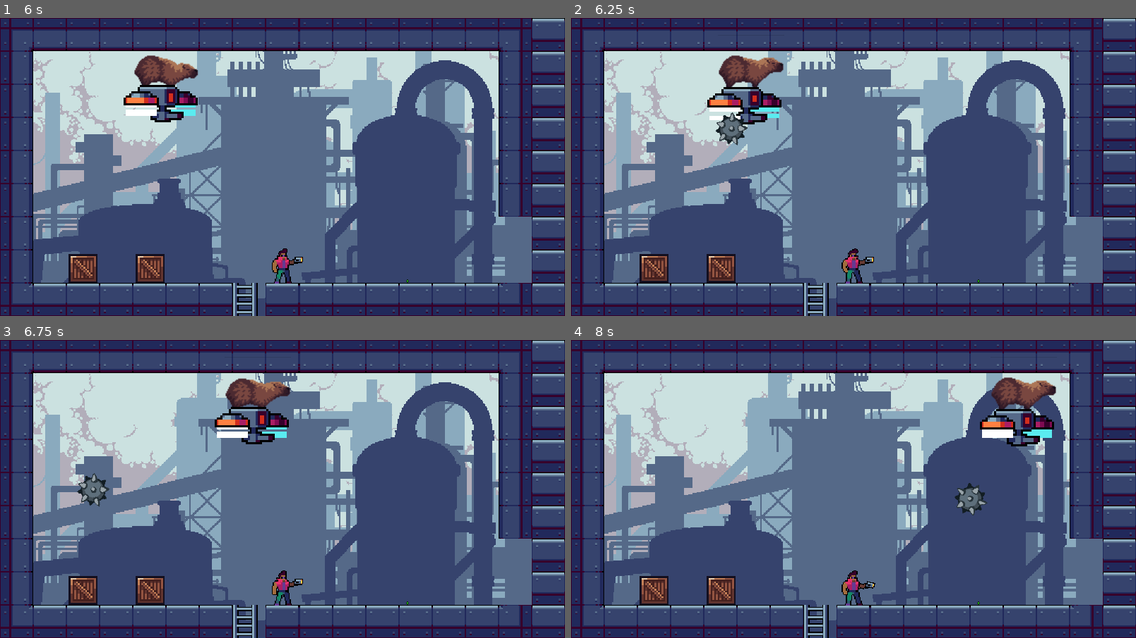
Above: before the commit, frames 1-4 (two rows, left to right).
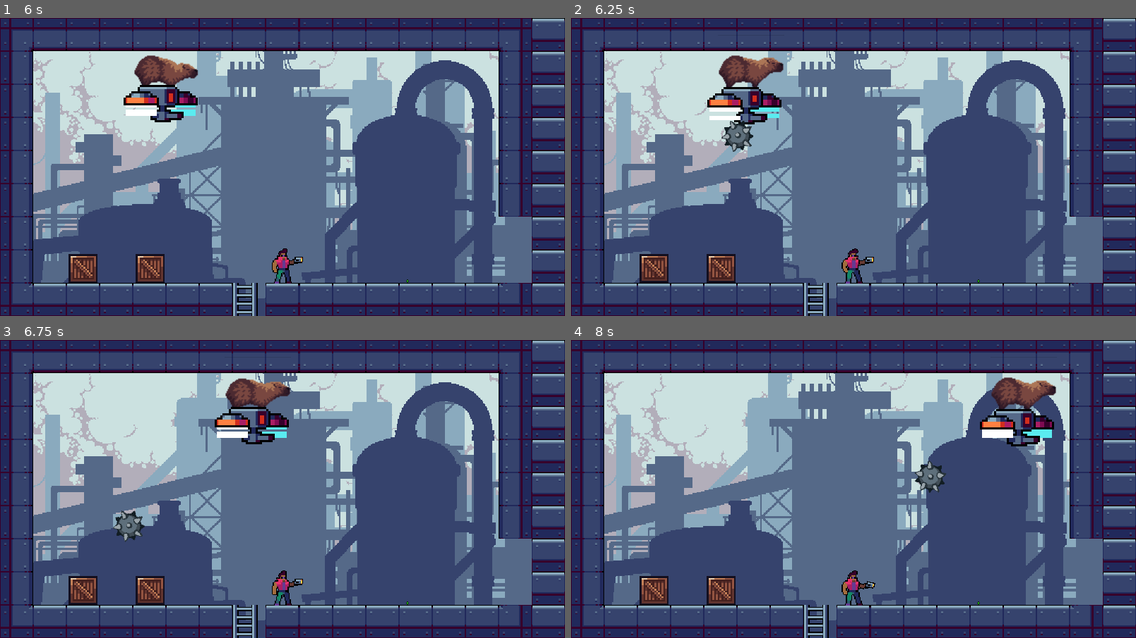
Above: after the commit, the same moments.

Repository: Pepereiram/carpincho-repo
Game: Godot game, scene res://Scenes/Levels/boss_lvl0.tscn
The game is run twice, just before and just after one commit, with the same random seed, the same clock (stepped at 60 frames per second) and the same inputs. This scene is started directly instead of the project's main scene.
Inputs:
- Up to frame 1 (6 s): hold D (move_right) 0.53-2.03 s; tap Down (apuntar_abajo2) at 0.6 s; tap W (apuntar_arriba) at 0.77, 1.52, 3.02, 3.77, 4.52 s; tap Up (apuntar_arriba2) at 1.35 s; hold A (move_left) 2.03-2.78 s; tap C (lanzar1) at 2.1 s; hold D (move_right) 2.78-4.28 s; tap . (lanzar2) at 2.85 s; tap Left (move_left2) at 3.6 s; hold A (move_left) 4.28-5.03 s; tap Right (move_right2) at 4.35 s; hold D (move_right) 5.03-5.78 s; tap Shift (move_up2) at 5.1 s; hold A (move_left) from 5.78 s (still down); tap V (soltar1) at 5.85 s
- Up to frame 2 (6.25 s): keep holding A (move_left); tap W (apuntar_arriba) at 6.02 s
- Up to frame 3 (6.75 s): keep holding A (move_left); tap / (soltar2) at 6.6 s
- Up to frame 4 (8 s): tap W (apuntar_arriba) at 6.77, 7.52 s; release A (move_left) at 7.28 s; hold D (move_right) from 7.28 s (still down); tap Down (apuntar_abajo2) at 7.35 s

Frame 1 is identical in both runs. In frame 2, 0.4% of the frame differs, in the area x 25-33%, y 31-45%; in frame 3, 0.6%; in frame 4, 0.7%, in the area x 60-74%, y 40-59%.

Commit message:
Music and Menu to asc lvls

Diff:
--- a/project/Scenes/Entities/Carpincho.gd
+++ b/project/Scenes/Entities/Carpincho.gd
@@ -60,10 +60,9 @@
 	get_parent().add_child(projectile)
 	projectile.global_position = projectile_spawn.global_position
 	randomize()
-	print(self.global_position.x)
 	if self.global_position.x < 150:
 		projectile.rotation = rand_range(PI/6,PI/3)
-	elif self.global_position.x < 350:
+	elif self.global_position.x > 350:
 		projectile.rotation = rand_range(4*PI/6,5*PI/6)
 	else:
 		projectile.rotation = rand_range(PI/6,2*PI/3)
--- a/project/Scenes/Entities/Carpincho.tscn
+++ b/project/Scenes/Entities/Carpincho.tscn
@@ -174,6 +174,54 @@
 "transitions": PoolRealArray( 1 ),
 "update": 0,
 "values": [ 9 ]
+}
+tracks/13/type = "value"
+tracks/13/path = NodePath("Explosion:stream")
+tracks/13/interp = 1
+tracks/13/loop_wrap = true
+tracks/13/imported = false
+tracks/13/enabled = true
+tracks/13/keys = {
+"times": PoolRealArray( 0 ),
+"transitions": PoolRealArray( 1 ),
+"update": 0,
+"values": [ ExtResource( 9 ) ]
+}
+tracks/14/type = "value"
+tracks/14/path = NodePath("Explosion:playing")
+tracks/14/interp = 1
+tracks/14/loop_wrap = true
+tracks/14/imported = false
+tracks/14/enabled = true
+tracks/14/keys = {
+"times": PoolRealArray( 0 ),
+"transitions": PoolRealArray( 1 ),
+"update": 0,
+"values": [ false ]
+}
+tracks/15/type = "value"
+tracks/15/path = NodePath("Explosion:autoplay")
+tracks/15/interp = 1
+tracks/15/loop_wrap = true
+tracks/15/imported = false
+tracks/15/enabled = true
+tracks/15/keys = {
+"times": PoolRealArray( 0 ),
+"transitions": PoolRealArray( 1 ),
+"update": 0,
+"values": [ false ]
+}
+tracks/16/type = "value"
+tracks/16/path = NodePath("Explosion:bus")
+tracks/16/interp = 1
+tracks/16/loop_wrap = true
+tracks/16/imported = false
+tracks/16/enabled = true
+tracks/16/keys = {
+"times": PoolRealArray( 0 ),
+"transitions": PoolRealArray( 1 ),
+"update": 0,
+"values": [ "SFX" ]
 }
 
 [sub_resource type="Animation" id=23]
@@ -867,6 +915,7 @@
 
 [node name="Explosion" type="AudioStreamPlayer" parent="."]
 stream = ExtResource( 9 )
+bus = "SFX"
 
 [node name="Falling" type="AudioStreamPlayer" parent="."]
 stream = ExtResource( 10 )
--- a/project/Scenes/Entities/NewPlayer/NewPlayer.gd
+++ b/project/Scenes/Entities/NewPlayer/NewPlayer.gd
@@ -170,6 +170,9 @@
 
 # <----- Rod functionalities ----->
 
+func player_death():
+	playback.travel("death")
+
 #Jugador lanza la punta
 func shoot():
 	if tip_attached:
--- a/project/Scenes/Entities/NewPlayer/NewPlayer1.tscn
+++ b/project/Scenes/Entities/NewPlayer/NewPlayer1.tscn
@@ -313,6 +313,7 @@
 resource_name = "run"
 length = 0.5
 loop = true
+step = 0.05
 tracks/0/type = "value"
 tracks/0/path = NodePath("Pivot/Body:frame")
 tracks/0/interp = 1
@@ -376,12 +377,8 @@
 "end_offset": 0.0,
 "start_offset": 0.0,
 "stream": ExtResource( 7 )
-}, {
-"end_offset": 0.0,
-"start_offset": 0.0,
-"stream": ExtResource( 7 )
 } ],
-"times": PoolRealArray( 0, 0.2, 0.4 )
+"times": PoolRealArray( 0.15, 0.4 )
 }
 
 [sub_resource type="AnimationNodeAnimation" id=27]
--- a/project/Scenes/Entities/NewPlayer/NewPlayer2.tscn
+++ b/project/Scenes/Entities/NewPlayer/NewPlayer2.tscn
@@ -313,6 +313,7 @@
 resource_name = "run"
 length = 0.5
 loop = true
+step = 0.05
 tracks/0/type = "value"
 tracks/0/path = NodePath("Pivot/Body:frame")
 tracks/0/interp = 1
@@ -360,6 +361,24 @@
 "transitions": PoolRealArray( 1 ),
 "update": 0,
 "values": [ Vector2( 7, -7 ) ]
+}
+tracks/4/type = "audio"
+tracks/4/path = NodePath("Footsteps")
+tracks/4/interp = 1
+tracks/4/loop_wrap = true
+tracks/4/imported = false
+tracks/4/enabled = true
+tracks/4/keys = {
+"clips": [ {
+"end_offset": 0.0,
+"start_offset": 0.0,
+"stream": ExtResource( 2 )
+}, {
+"end_offset": 0.0,
+"start_offset": 0.0,
+"stream": ExtResource( 2 )
+} ],
+"times": PoolRealArray( 0.15, 0.4 )
 }
 
 [sub_resource type="AnimationNodeAnimation" id=35]
--- a/project/Scenes/Levels/asc_lvl1.tscn
+++ b/project/Scenes/Levels/asc_lvl1.tscn
@@ -8,6 +8,8 @@
 [ext_resource path="res://assets/sprites/Industrial Assets/3 Objects/Ladder3.png" type="Texture" id=6]
 [ext_resource path="res://assets/sprites/Industrial Assets/2 Background/Background.png" type="Texture" id=7]
 [ext_resource path="res://assets/sprites/Industrial Assets/2 Background/6.png" type="Texture" id=8]
+[ext_resource path="res://Scenes/Music/AscendLevelMusic.tscn" type="PackedScene" id=9]
+[ext_resource path="res://menu/PauseMenu/PauseMenu.tscn" type="PackedScene" id=10]
 
 [node name="asc_lvl1" type="Node2D"]
 
@@ -58,3 +60,12 @@
 [node name="Ladder3" type="Sprite" parent="stairs"]
 position = Vector2( 81, 240 )
 texture = ExtResource( 6 )
+
+[node name="AscendLevelMusic" parent="." instance=ExtResource( 9 )]
+
+[node name="PauseMenu" parent="." instance=ExtResource( 10 )]
+visible = false
+margin_left = 52.0
+margin_top = -1.0
+margin_right = 466.0
+margin_bottom = 199.0
--- a/project/Scenes/Levels/asc_lvl2.tscn
+++ b/project/Scenes/Levels/asc_lvl2.tscn
@@ -8,6 +8,8 @@
 [ext_resource path="res://assets/sprites/Industrial Assets/2 Background/Background.png" type="Texture" id=6]
 [ext_resource path="res://assets/sprites/Industrial Assets/3 Objects/Ladder1.png" type="Texture" id=7]
 [ext_resource path="res://assets/sprites/Industrial Assets/3 Objects/Ladder3.png" type="Texture" id=8]
+[ext_resource path="res://Scenes/Music/AscendLevelMusic.tscn" type="PackedScene" id=9]
+[ext_resource path="res://menu/PauseMenu/PauseMenu.tscn" type="PackedScene" id=10]
 
 [node name="asc_lvl2" type="Node2D"]
 __meta__ = {
@@ -61,3 +63,12 @@
 [node name="Ladder3" type="Sprite" parent="stairs"]
 position = Vector2( 81, 240 )
 texture = ExtResource( 8 )
+
+[node name="AscendLevelMusic" parent="." instance=ExtResource( 9 )]
+
+[node name="PauseMenu" parent="." instance=ExtResource( 10 )]
+visible = false
+margin_left = 52.0
+margin_top = -1.0
+margin_right = 466.0
+margin_bottom = 199.0
--- a/project/Scenes/Levels/asc_lvl3.tscn
+++ b/project/Scenes/Levels/asc_lvl3.tscn
@@ -9,6 +9,8 @@
 [ext_resource path="res://assets/sprites/Industrial Assets/2 Background/Background.png" type="Texture" id=7]
 [ext_resource path="res://assets/sprites/Industrial Assets/3 Objects/Ladder1.png" type="Texture" id=8]
 [ext_resource path="res://assets/sprites/Industrial Assets/3 Objects/Ladder3.png" type="Texture" id=9]
+[ext_resource path="res://menu/PauseMenu/PauseMenu.tscn" type="PackedScene" id=10]
+[ext_resource path="res://Scenes/Music/AscendLevelMusic.tscn" type="PackedScene" id=11]
 
 [node name="asc_lvl3" type="Node2D"]
 
@@ -62,3 +64,12 @@
 [node name="Ladder3" type="Sprite" parent="stairs"]
 position = Vector2( 81, 240 )
 texture = ExtResource( 9 )
+
+[node name="AscendLevelMusic" parent="." instance=ExtResource( 11 )]
+
+[node name="PauseMenu" parent="." instance=ExtResource( 10 )]
+visible = false
+margin_left = 52.0
+margin_top = -1.0
+margin_right = 466.0
+margin_bottom = 199.0
--- a/project/Scenes/Levels/asc_lvl4.tscn
+++ b/project/Scenes/Levels/asc_lvl4.tscn
@@ -9,6 +9,8 @@
 [ext_resource path="res://assets/sprites/Industrial Assets/2 Background/Background.png" type="Texture" id=7]
 [ext_resource path="res://assets/sprites/Industrial Assets/3 Objects/Ladder1.png" type="Texture" id=8]
 [ext_resource path="res://assets/sprites/Industrial Assets/3 Objects/Ladder3.png" type="Texture" id=9]
+[ext_resource path="res://menu/PauseMenu/PauseMenu.tscn" type="PackedScene" id=10]
+[ext_resource path="res://Scenes/Music/AscendLevelMusic.tscn" type="PackedScene" id=11]
 
 [node name="asc_lvl4" type="Node2D"]
 
@@ -61,3 +63,12 @@
 [node name="Ladder3" type="Sprite" parent="stairs"]
 position = Vector2( 81, 240 )
 texture = ExtResource( 9 )
+
+[node name="AscendLevelMusic" parent="." instance=ExtResource( 11 )]
+
+[node name="PauseMenu" parent="." instance=ExtResource( 10 )]
+visible = false
+margin_left = 52.0
+margin_top = -1.0
+margin_right = 466.0
+margin_bottom = 199.0
--- a/project/Scenes/Levels/asc_lvl5.tscn
+++ b/project/Scenes/Levels/asc_lvl5.tscn
@@ -9,6 +9,8 @@
 [ext_resource path="res://assets/sprites/Industrial Assets/2 Background/Background.png" type="Texture" id=7]
 [ext_resource path="res://assets/sprites/Industrial Assets/3 Objects/Ladder1.png" type="Texture" id=8]
 [ext_resource path="res://assets/sprites/Industrial Assets/3 Objects/Ladder3.png" type="Texture" id=9]
+[ext_resource path="res://menu/PauseMenu/PauseMenu.tscn" type="PackedScene" id=10]
+[ext_resource path="res://Scenes/Music/AscendLevelMusic.tscn" type="PackedScene" id=11]
 
 [node name="asc_lvl5" type="Node2D"]
 
@@ -62,3 +64,12 @@
 [node name="Ladder3" type="Sprite" parent="stairs"]
 position = Vector2( 81, 240 )
 texture = ExtResource( 9 )
+
+[node name="AscendLevelMusic" parent="." instance=ExtResource( 11 )]
+
+[node name="PauseMenu" parent="." instance=ExtResource( 10 )]
+visible = false
+margin_left = 52.0
+margin_top = -1.0
+margin_right = 466.0
+margin_bottom = 199.0
--- a/project/Scenes/Levels/asc_lvl6.tscn
+++ b/project/Scenes/Levels/asc_lvl6.tscn
@@ -9,6 +9,8 @@
 [ext_resource path="res://assets/sprites/Industrial Assets/2 Background/Background.png" type="Texture" id=7]
 [ext_resource path="res://assets/sprites/Industrial Assets/3 Objects/Ladder1.png" type="Texture" id=8]
 [ext_resource path="res://assets/sprites/Industrial Assets/3 Objects/Ladder3.png" type="Texture" id=9]
+[ext_resource path="res://menu/PauseMenu/PauseMenu.tscn" type="PackedScene" id=10]
+[ext_resource path="res://Scenes/Music/AscendLevelMusic.tscn" type="PackedScene" id=11]
 
 [node name="asc_lvl6" type="Node2D"]
 
@@ -61,3 +63,12 @@
 [node name="Ladder3" type="Sprite" parent="stairs"]
 position = Vector2( 81, 240 )
 texture = ExtResource( 9 )
+
+[node name="AscendLevelMusic" parent="." instance=ExtResource( 11 )]
+
+[node name="PauseMenu" parent="." instance=ExtResource( 10 )]
+visible = false
+margin_left = 52.0
+margin_top = -1.0
+margin_right = 466.0
+margin_bottom = 199.0
--- a/project/Scenes/Levels/asc_lvl7.tscn
+++ b/project/Scenes/Levels/asc_lvl7.tscn
@@ -9,6 +9,8 @@
 [ext_resource path="res://assets/sprites/Industrial Assets/2 Background/Background.png" type="Texture" id=7]
 [ext_resource path="res://assets/sprites/Industrial Assets/3 Objects/Ladder1.png" type="Texture" id=8]
 [ext_resource path="res://assets/sprites/Industrial Assets/3 Objects/Ladder3.png" type="Texture" id=9]
+[ext_resource path="res://menu/PauseMenu/PauseMenu.tscn" type="PackedScene" id=10]
+[ext_resource path="res://Scenes/Music/AscendLevelMusic.tscn" type="PackedScene" id=11]
 
 [node name="asc_lvl7" type="Node2D"]
 
@@ -62,3 +64,12 @@
 [node name="Ladder3" type="Sprite" parent="stairs"]
 position = Vector2( 81, 240 )
 texture = ExtResource( 9 )
+
+[node name="AscendLevelMusic" parent="." instance=ExtResource( 11 )]
+
+[node name="PauseMenu" parent="." instance=ExtResource( 10 )]
+visible = false
+margin_left = 52.0
+margin_top = -1.0
+margin_right = 466.0
+margin_bottom = 199.0
--- a/project/Scenes/Levels/asc_lvl8.tscn
+++ b/project/Scenes/Levels/asc_lvl8.tscn
@@ -9,6 +9,8 @@
 [ext_resource path="res://assets/sprites/Industrial Assets/2 Background/Background.png" type="Texture" id=7]
 [ext_resource path="res://assets/sprites/Industrial Assets/3 Objects/Ladder1.png" type="Texture" id=8]
 [ext_resource path="res://assets/sprites/Industrial Assets/3 Objects/Ladder3.png" type="Texture" id=9]
+[ext_resource path="res://Scenes/Music/AscendLevelMusic.tscn" type="PackedScene" id=10]
+[ext_resource path="res://menu/PauseMenu/PauseMenu.tscn" type="PackedScene" id=11]
 
 [node name="asc_lvl8" type="Node2D"]
 
@@ -62,3 +64,12 @@
 [node name="Ladder3" type="Sprite" parent="stairs"]
 position = Vector2( 81, 240 )
 texture = ExtResource( 9 )
+
+[node name="AscendLevelMusic" parent="." instance=ExtResource( 10 )]
+
+[node name="PauseMenu" parent="." instance=ExtResource( 11 )]
+visible = false
+margin_left = 52.0
+margin_top = -1.0
+margin_right = 466.0
+margin_bottom = 199.0
--- a/project/Scenes/Levels/boss_lvl1.tscn
+++ b/project/Scenes/Levels/boss_lvl1.tscn
@@ -7,6 +7,10 @@
 [ext_resource path="res://assets/sprites/Industrial Assets/2 Background/Background.png" type="Texture" id=5]
 [ext_resource path="res://menu/PauseMenu/PauseMenu.tscn" type="PackedScene" id=6]
 [ext_resource path="res://Scenes/Music/BossLevelMusic.tscn" type="PackedScene" id=7]
+[ext_resource path="res://Scenes/Props/acid.tscn" type="PackedScene" id=8]
+[ext_resource path="res://Scenes/Props/death_zone.tscn" type="PackedScene" id=9]
+[ext_resource path="res://Scenes/Props/proyectileB.tscn" type="PackedScene" id=10]
+[ext_resource path="res://Scenes/Props/wood_box.tscn" type="PackedScene" id=11]
 
 [node name="boss_lvl1" type="Node2D"]
 
@@ -24,10 +28,10 @@
 }
 
 [node name="NewPlayer" parent="." instance=ExtResource( 2 )]
-position = Vector2( 80, 232 )
+position = Vector2( 147, 207 )
 
 [node name="pj2" parent="." instance=ExtResource( 3 )]
-position = Vector2( 433, 235 )
+position = Vector2( 370, 206 )
 
 [node name="Carpincho" parent="." instance=ExtResource( 4 )]
 position = Vector2( 264, 48 )
@@ -46,3 +50,53 @@
 margin_bottom = 199.0
 
 [node name="BossLevelMusic" parent="." instance=ExtResource( 7 )]
+
+[node name="leftAcid" type="Node2D" parent="."]
+
+[node name="acid" parent="leftAcid" instance=ExtResource( 8 )]
+position = Vector2( 40, 248 )
+
+[node name="acid2" parent="leftAcid" instance=ExtResource( 8 )]
+position = Vector2( 56, 248 )
+
+[node name="acid3" parent="leftAcid" instance=ExtResource( 8 )]
+position = Vector2( 72, 248 )
+
+[node name="acid4" parent="leftAcid" instance=ExtResource( 8 )]
+position = Vector2( 88, 248 )
+
+[node name="acid5" parent="leftAcid" instance=ExtResource( 8 )]
+position = Vector2( 104, 248 )
+
+[node name="acid6" parent="leftAcid" instance=ExtResource( 8 )]
+position = Vector2( 120, 248 )
+
+[node name="rightAcid" type="Node2D" parent="."]
+position = Vector2( 352, 0 )
+
+[node name="acid" parent="rightAcid" instance=ExtResource( 8 )]
+position = Vector2( 40, 248 )
+
+[node name="acid2" parent="rightAcid" instance=ExtResource( 8 )]
+position = Vector2( 56, 248 )
+
+[node name="acid3" parent="rightAcid" instance=ExtResource( 8 )]
+position = Vector2( 72, 248 )
+
+[node name="acid4" parent="rightAcid" instance=ExtResource( 8 )]
+position = Vector2( 88, 248 )
+
+[node name="acid5" parent="rightAcid" instance=ExtResource( 8 )]
+position = Vector2( 104, 248 )
+
+[node name="acid6" parent="rightAcid" instance=ExtResource( 8 )]
+position = Vector2( 120, 248 )
+
+[node name="death_zone" parent="." instance=ExtResource( 9 )]
+position = Vector2( 16, 249 )
+
+[node name="ProyectileB" parent="." instance=ExtResource( 10 )]
+position = Vector2( 259, 118 )
+
+[node name="Box" parent="." instance=ExtResource( 11 )]
+position = Vector2( 306, 122 )
--- /dev/null
+++ b/project/Scenes/Music/AscendLevelMusic.tscn
@@ -0,0 +1,8 @@
+[gd_scene load_steps=2 format=2]
+
+[ext_resource path="res://assets/music/Space Music Pack/in-the-wreckage.wav" type="AudioStream" id=1]
+
+[node name="AscendLevelMusic" type="AudioStreamPlayer2D"]
+stream = ExtResource( 1 )
+autoplay = true
+bus = "BGM"
--- a/project/Scenes/Props/projectileA.gd
+++ b/project/Scenes/Props/projectileA.gd
@@ -8,3 +8,7 @@
 
 func _on_ProjectileA_body_entered(body):
 	queue_free()
+	if body.has_method("player_death"):
+		body.set_physics_process(false)
+		#yield(body.player_death(), "hola")
+		Fade.reload_scene()
--- /dev/null
+++ b/project/Scenes/Props/proyectileB.gd
@@ -0,0 +1,5 @@
+extends "res://Scenes/Props/wood_box.gd"
+
+
+func _ready():
+	pass # Replace with function body.
--- a/project/Scenes/Props/proyectileB.tscn
+++ b/project/Scenes/Props/proyectileB.tscn
@@ -1,15 +1,21 @@
-[gd_scene load_steps=3 format=2]
+[gd_scene load_steps=5 format=2]
 
 [ext_resource path="res://assets/sprites/bomb.png" type="Texture" id=1]
+[ext_resource path="res://Scenes/Props/proyectileB.gd" type="Script" id=2]
+[ext_resource path="res://shaders/Sprite_shaders.gd" type="Script" id=3]
 
 [sub_resource type="CircleShape2D" id=1]
 radius = 13.0
 
 [node name="ProyectileB" type="KinematicBody2D"]
+collision_layer = 32
+collision_mask = 33
+script = ExtResource( 2 )
 
 [node name="Sprite" type="Sprite" parent="."]
 scale = Vector2( 0.5, 0.5 )
 texture = ExtResource( 1 )
+script = ExtResource( 3 )
 
 [node name="CollisionShape2D" type="CollisionShape2D" parent="."]
 shape = SubResource( 1 )
--- a/project/Scenes/Props/wood_box.gd
+++ b/project/Scenes/Props/wood_box.gd
@@ -1,3 +1,4 @@
+class_name throwable
 extends KinematicBody2D
 
 #variables
--- a/project/project.godot
+++ b/project/project.godot
@@ -38,6 +38,11 @@
 "class": "Tip2",
 "language": "GDScript",
 "path": "res://punta/Tip2.gd"
+}, {
+"base": "KinematicBody2D",
+"class": "throwable",
+"language": "GDScript",
+"path": "res://Scenes/Props/wood_box.gd"
 } ]
 _global_script_class_icons={
 "NewPlayer": "",
@@ -45,7 +50,8 @@
 "NewPlayer2": "",
 "Tip": "",
 "Tip1": "",
-"Tip2": ""
+"Tip2": "",
+"throwable": ""
 }
 
 [application]
Not shown: 1 places in project/Scenes/Levels/asc_lvl1.tscn that only renumber resources
Not shown: 1 places in project/Scenes/Levels/asc_lvl2.tscn that only renumber resources
Not shown: 1 places in project/Scenes/Levels/asc_lvl3.tscn that only renumber resources
Not shown: 1 places in project/Scenes/Levels/asc_lvl4.tscn that only renumber resources
Not shown: 1 places in project/Scenes/Levels/asc_lvl5.tscn that only renumber resources
Not shown: 1 places in project/Scenes/Levels/asc_lvl6.tscn that only renumber resources
Not shown: 1 places in project/Scenes/Levels/asc_lvl7.tscn that only renumber resources
Not shown: 1 places in project/Scenes/Levels/asc_lvl8.tscn that only renumber resources
Not shown: 1 places in project/Scenes/Levels/boss_lvl1.tscn that only renumber resources
